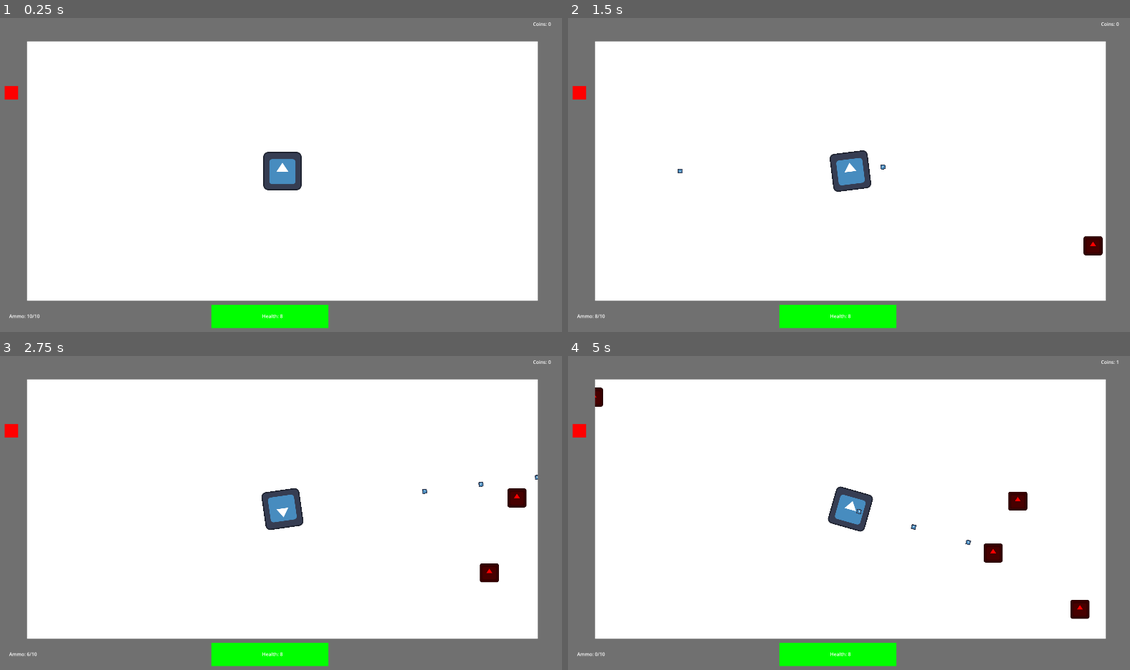
Above: before the commit, frames 1-4 (two rows, left to right).
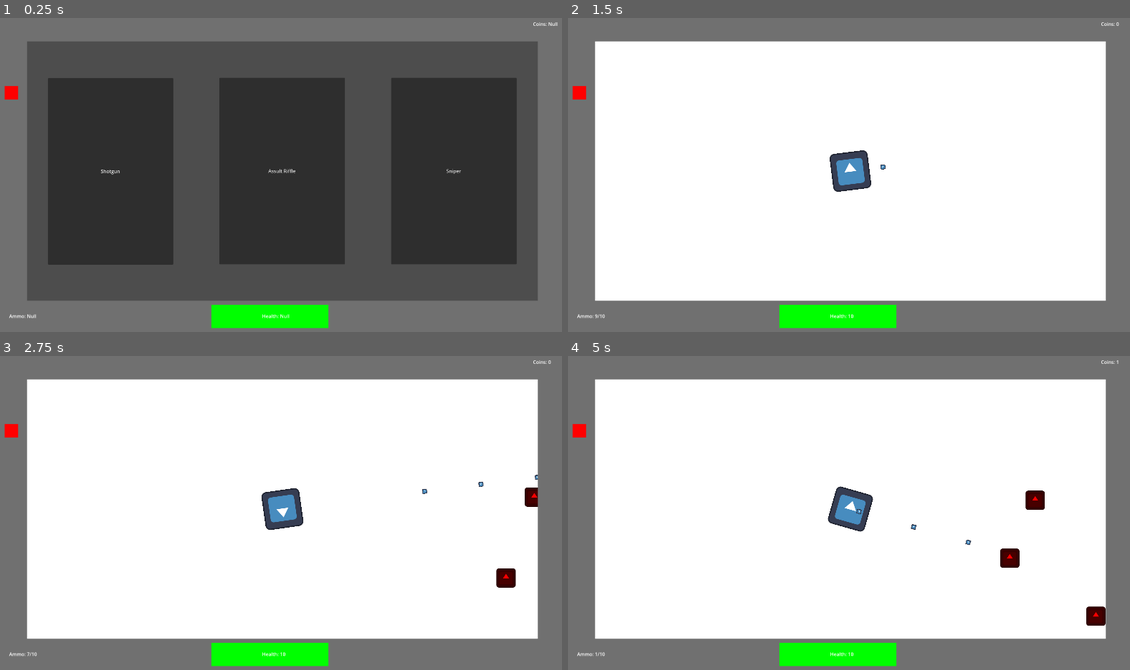
Above: after the commit, the same moments.

Repository: papaya19/One-Trick-Pony
Game: Godot game, scene res://Scenes/start.tscn
The game is run twice, just before and just after one commit, with the same random seed, the same clock (stepped at 60 frames per second) and the same inputs. Before the commit the project starts from res://Scenes/level.tscn. The engine's default icon, where the game draws it, is replaced by a stand-in: a white triangle on a blue panel in a dark square.
Inputs (mouse positions are in pixels of both pictures, inside the frame that each line leads up to):
- Up to frame 1 (0.25 s): no input
- Up to frame 2 (1.5 s): click (680, 171) at 0.5 s, where only the run after the commit has a clickable "Shotgun"; move the mouse to (978, 156) at 1.27 s; press the mouse at (978, 156) at 1.28 s
- Up to frame 3 (2.75 s): move the mouse to (168, 525) at 2.02 s; release the mouse at (168, 525) at 2.03 s; click (168, 525) at 2.1 s
- Up to frame 4 (5 s): move the mouse to (905, 437) at 2.77 s; press the mouse at (905, 437) at 2.78 s; move the mouse to (820, 572) at 3.52 s; release the mouse at (820, 572) at 3.53 s; click (820, 572) at 3.6 s; move the mouse to (1023, 556) at 4.27 s; press the mouse at (1023, 556) at 4.28 s

The runs differ from the first frame. In frame 1, 75% of the frame differs, in the area x 4-100%, y 1-96%; in frame 2, 0.2%; in frame 3, 0.7%; in frame 4, 1.2%.

Commit message:
added weapon select start screen

Diff:
--- a/Godot Project Files/Ignore/menu.tscn
+++ /dev/null
@@ -1,9 +0,0 @@
-[gd_scene format=3 uid="uid://dbtck1hfeoxfx"]
-
-[node name="Menu" type="Control" unique_id=805871758]
-layout_mode = 3
-anchors_preset = 15
-anchor_right = 1.0
-anchor_bottom = 1.0
-grow_horizontal = 2
-grow_vertical = 2
--- a/Godot Project Files/Ignore/upgrades.tscn
+++ /dev/null
@@ -1,9 +0,0 @@
-[gd_scene format=3 uid="uid://dk4cxufl7vrqi"]
-
-[node name="Upgrades" type="Control" unique_id=523493890]
-layout_mode = 3
-anchors_preset = 15
-anchor_right = 1.0
-anchor_bottom = 1.0
-grow_horizontal = 2
-grow_vertical = 2
--- a/Godot Project Files/Scenes/global.tscn
+++ b/Godot Project Files/Scenes/global.tscn
@@ -2,8 +2,6 @@
 
 [ext_resource type="Script" uid="uid://1a46fps04g5s" path="res://Scripts/global.gd" id="1_uoijj"]
 [ext_resource type="PackedScene" uid="uid://xemiier5q1s5" path="res://Scenes/hud.tscn" id="1_yl8w0"]
-[ext_resource type="PackedScene" uid="uid://dbtck1hfeoxfx" path="res://Ignore/menu.tscn" id="2_pklo1"]
-[ext_resource type="PackedScene" uid="uid://dk4cxufl7vrqi" path="res://Ignore/upgrades.tscn" id="3_6sv3n"]
 
 [node name="Global" type="Node" unique_id=1886466201]
 process_mode = 3
@@ -12,7 +10,3 @@
 [node name="GUI" type="CanvasLayer" parent="." unique_id=1360440419]
 
 [node name="HUD" parent="GUI" unique_id=1087313395 instance=ExtResource("1_yl8w0")]
-
-[node name="Menu" parent="GUI" unique_id=805871758 instance=ExtResource("2_pklo1")]
-
-[node name="Upgrades" parent="GUI" unique_id=523493890 instance=ExtResource("3_6sv3n")]
--- a/Godot Project Files/Scenes/hud.tscn
+++ b/Godot Project Files/Scenes/hud.tscn
@@ -4,18 +4,21 @@
 [ext_resource type="Script" uid="uid://hy7d77ks51tc" path="res://Scripts/hud.gd" id="1_fccik"]
 
 [node name="HUD" type="Control" unique_id=1087313395]
+process_mode = 1
 layout_mode = 3
 anchors_preset = 15
 anchor_right = 1.0
 anchor_bottom = 1.0
 grow_horizontal = 2
 grow_vertical = 2
+mouse_filter = 2
 script = ExtResource("1_fccik")
 
 [node name="TextureRect" type="TextureRect" parent="." unique_id=2115182615 groups=["bullet"]]
 layout_mode = 0
 offset_right = 1920.0
 offset_bottom = 1080.0
+mouse_filter = 2
 texture = ExtResource("1_e0onf")
 
 [node name="Ammo" type="Label" parent="." unique_id=166411888]
--- /dev/null
+++ b/Godot Project Files/Scenes/start.tscn
@@ -0,0 +1,86 @@
+[gd_scene format=3 uid="uid://bw4fbt1hanvtw"]
+
+[ext_resource type="Script" uid="uid://dtfietgohox21" path="res://start.gd" id="1_3bxa3"]
+
+[node name="Start" type="Control" unique_id=579261995]
+process_mode = 3
+layout_mode = 3
+anchor_right = 1.0
+anchor_bottom = 1.0
+offset_left = 100.0
+offset_top = 100.0
+offset_right = -100.0
+offset_bottom = -100.0
+grow_horizontal = 2
+grow_vertical = 2
+script = ExtResource("1_3bxa3")
+
+[node name="HBoxContainer" type="HBoxContainer" parent="." unique_id=890463944]
+layout_mode = 1
+anchors_preset = 15
+anchor_right = 1.0
+anchor_bottom = 1.0
+grow_horizontal = 2
+grow_vertical = 2
+alignment = 1
+
+[node name="Control" type="Control" parent="HBoxContainer" unique_id=343131248]
+layout_mode = 2
+size_flags_horizontal = 3
+
+[node name="Shotgun" type="Button" parent="HBoxContainer/Control" unique_id=2091499506]
+layout_mode = 1
+anchors_preset = -1
+anchor_left = 0.167
+anchor_top = 0.167
+anchor_right = 0.833
+anchor_bottom = 0.833
+offset_left = -20.0
+offset_top = -19.0
+offset_right = 20.0
+offset_bottom = 21.0
+grow_horizontal = 2
+grow_vertical = 2
+text = "Shotgun"
+
+[node name="Control2" type="Control" parent="HBoxContainer" unique_id=1315549404]
+layout_mode = 2
+size_flags_horizontal = 3
+
+[node name="Assult Riffle" type="Button" parent="HBoxContainer/Control2" unique_id=1371229962]
+layout_mode = 1
+anchors_preset = -1
+anchor_left = 0.167
+anchor_top = 0.167
+anchor_right = 0.833
+anchor_bottom = 0.833
+offset_left = -20.0
+offset_top = -20.0
+offset_right = 20.0
+offset_bottom = 20.0
+grow_horizontal = 2
+grow_vertical = 2
+text = "Assult Riffle"
+
+[node name="Control3" type="Control" parent="HBoxContainer" unique_id=1717639624]
+layout_mode = 2
+size_flags_horizontal = 3
+
+[node name="Sniper" type="Button" parent="HBoxContainer/Control3" unique_id=1532349003]
+layout_mode = 1
+anchors_preset = -1
+anchor_left = 0.167
+anchor_top = 0.167
+anchor_right = 0.833
+anchor_bottom = 0.833
+offset_left = -20.0
+offset_top = -20.0
+offset_right = 20.0
+offset_bottom = 20.0
+grow_horizontal = 2
+grow_vertical = 2
+text = "Sniper"
+
+[connection signal="pressed" from="HBoxContainer/Control/Shotgun" to="." method="_on_shotgun_pressed"]
+[connection signal="pressed" from="HBoxContainer/Control2/Assult Riffle" to="." method="_on_assult_riffle_pressed"]
+[connection signal="pressed" from="HBoxContainer/Control3/Sniper" to="." method="_on_sniper_pressed"]
--- a/Godot Project Files/Scripts/global.gd
+++ b/Godot Project Files/Scripts/global.gd
@@ -2,8 +2,11 @@
 
 signal player_take_damage(damage_amount: int)
 signal player_gain_coin(coin_value: int)
-@export var player_health = 8
-@export var magazine_size = 10
-@export var coin_count = 0
-var bullet_count = 10
+@export var player_health: int = 10
+@export var magazine_size: int = 10
+@export var coin_count: int = 0
+@export var bullet_count: int = 10
 var reloading = false
+
+func _ready() -> void:
+	$"GUI/HUD".process_mode = Node.PROCESS_MODE_DISABLED
--- a/Godot Project Files/Scripts/hud.gd
+++ b/Godot Project Files/Scripts/hud.gd
@@ -10,10 +10,9 @@
 	else:
 		label_ammo.text = "Ammo: " + str(Global.bullet_count) + "/" + str(Global.magazine_size)
 
-	if Global.player_health == 0:
+	if Global.player_health <= 0:
 		label_health.text = "Dead"
 	else:
 		label_health.text = "Health: " + str(Global.player_health)
-	label_health.text = "Health: " + str(Global.player_health)
 
 	label_coins.text = "Coins: " + str(Global.coin_count)
--- a/Godot Project Files/project.godot
+++ b/Godot Project Files/project.godot
@@ -11,7 +11,7 @@
 [application]
 
 config/name="onetrickpony"
-run/main_scene="uid://bf7bvhggticbd"
+run/main_scene="uid://bw4fbt1hanvtw"
 config/features=PackedStringArray("4.6", "Forward Plus")
 config/icon="res://icon.svg"
 
--- /dev/null
+++ b/Godot Project Files/start.gd
@@ -0,0 +1,16 @@
+extends Control
+
+
+func _on_shotgun_pressed() -> void:
+	get_node("/root/Global/GUI/HUD").process_mode = Node.PROCESS_MODE_ALWAYS
+	get_tree().change_scene_to_file("res://Scenes/level.tscn")
+
+
+func _on_assult_riffle_pressed() -> void:
+	get_node("/root/Global/GUI/HUD").process_mode = Node.PROCESS_MODE_ALWAYS
+	get_tree().change_scene_to_file("res://Scenes/level.tscn")
+
+
+func _on_sniper_pressed() -> void:
+	get_node("/root/Global/GUI/HUD").process_mode = Node.PROCESS_MODE_ALWAYS
+	get_tree().change_scene_to_file("res://Scenes/level.tscn")
Not shown, added: Godot Project Files/start.gd.uid
Not shown, changed: .DS_Store
